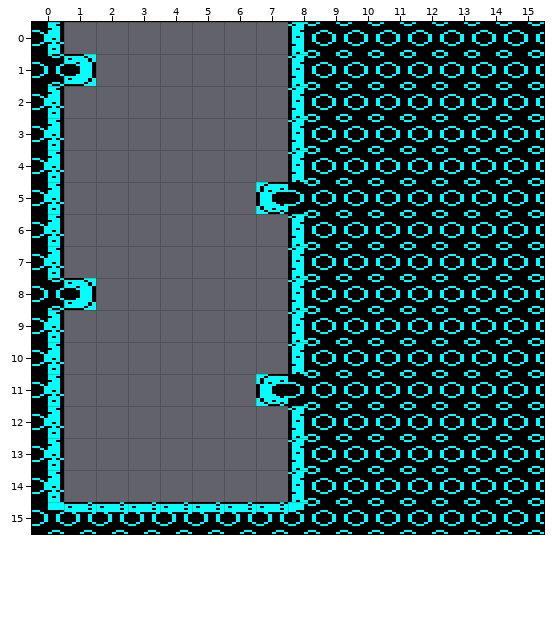
Level history. Tiled map: levels/level5/room01.tmx. That is the earlier state.
Cells are 16x16 px. Shown: x 0..15, y 0..15.
New version:
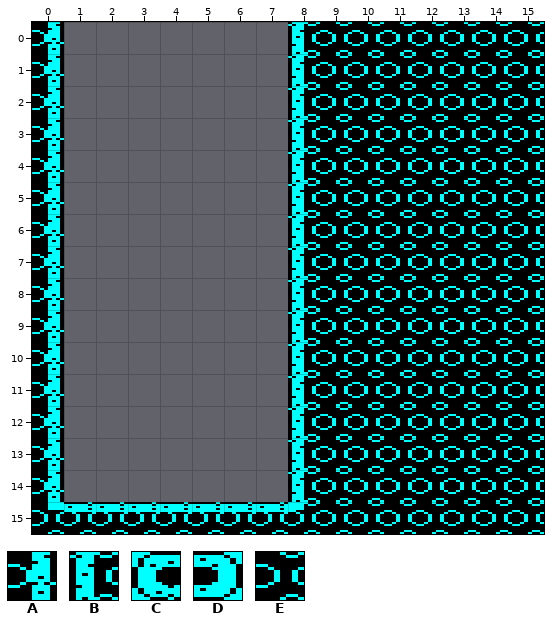
Key: from "Porthole": A 33, B 35, C 44, D 46, E 53.
_ is an empty cell.
Difference:
Layer "Tile Layer 1":
y 1: x 0..1 ED -> A_
y 5: x 7..8 CE -> _B
y 8: x 0..1 ED -> A_
y 11: x 7..8 CE -> _B
